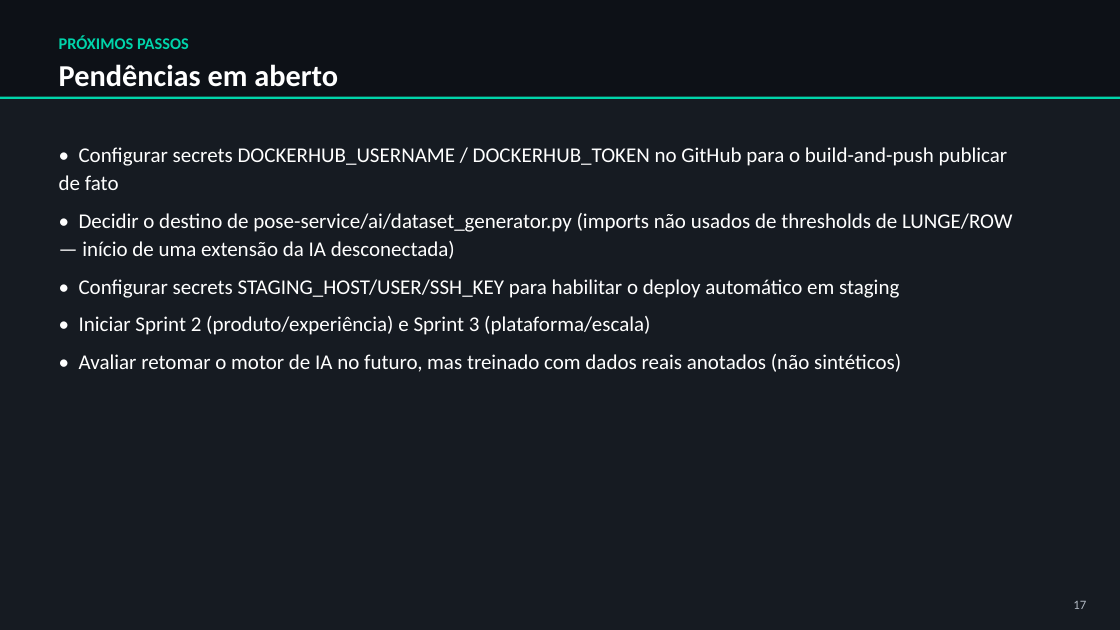
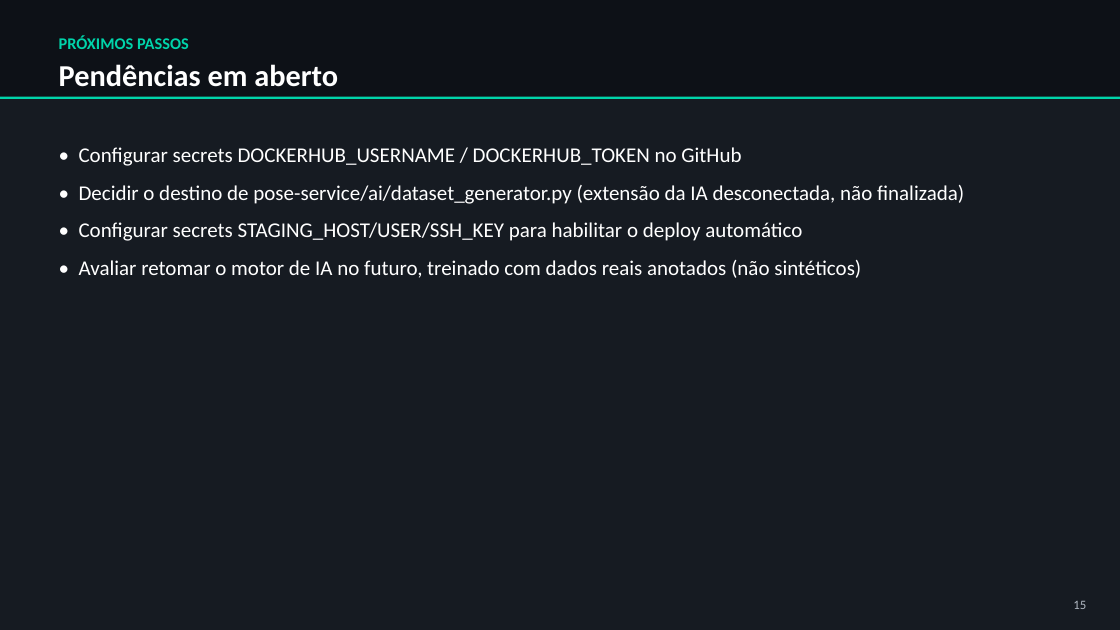
Before and after one commit to souzza-matheus/gym, a slide deck: slide 15 of GymVision_Historico_Projeto.pptx (slide 17 before the commit). Drawn at 1120x630 pixels with LibreOffice and Linux fonts; fonts in the diff are those of the drawing. Boxes give left, top, right and bottom in pixels: in the first picture for what was removed or moved away, otherwise in the second. Text is boxed around its words. In the diff, an @@ line names an element or a change of style, - is before the commit and + after.

```diff
--- a/GymVision_Historico_Projeto.pptx
+++ b/GymVision_Historico_Projeto.pptx
@@ text at (79, 147, 964, 278): text changed @@
-• Configurar secrets DOCKERHUB_USERNAME / DOCKERHUB_TOKEN no GitHub para o build-and-push publicar de fato
-• Decidir o destino de pose-service/ai/dataset_generator.py (imports não usados de thresholds de LUNGE/ROW — início de uma extensão da IA desconectada)
-• Configurar secrets STAGING_HOST/USER/SSH_KEY para habilitar o deploy automático em staging
-• Iniciar Sprint 2 (produto/experiência) e Sprint 3 (plataforma/escala)
-• Avaliar retomar o motor de IA no futuro, mas treinado com dados reais anotados (não sintéticos)
+• Configurar secrets DOCKERHUB_USERNAME / DOCKERHUB_TOKEN no GitHub
+• Decidir o destino de pose-service/ai/dataset_generator.py (extensão da IA desconectada, não finalizada)
+• Configurar secrets STAGING_HOST/USER/SSH_KEY para habilitar o deploy automático
+• Avaliar retomar o motor de IA no futuro, treinado com dados reais anotados (não sintéticos)
@@ text at (1073, 601, 1086, 609): text changed @@
-17
+15
```
Also in this commit, not shown: 9 other slides changed, 5 slides added, 7 slides removed.
